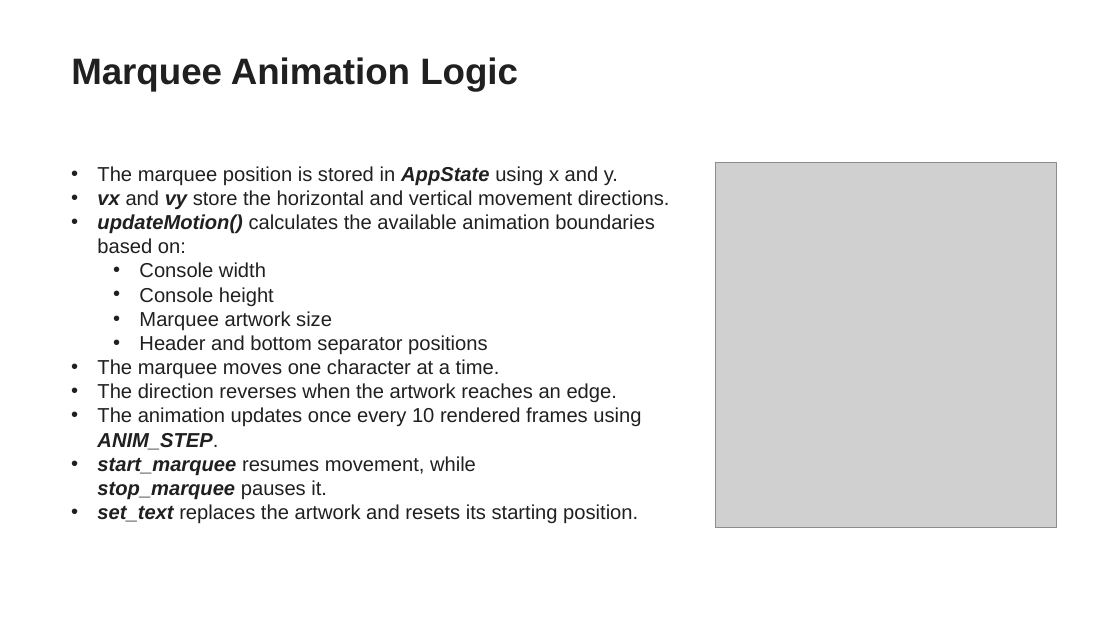
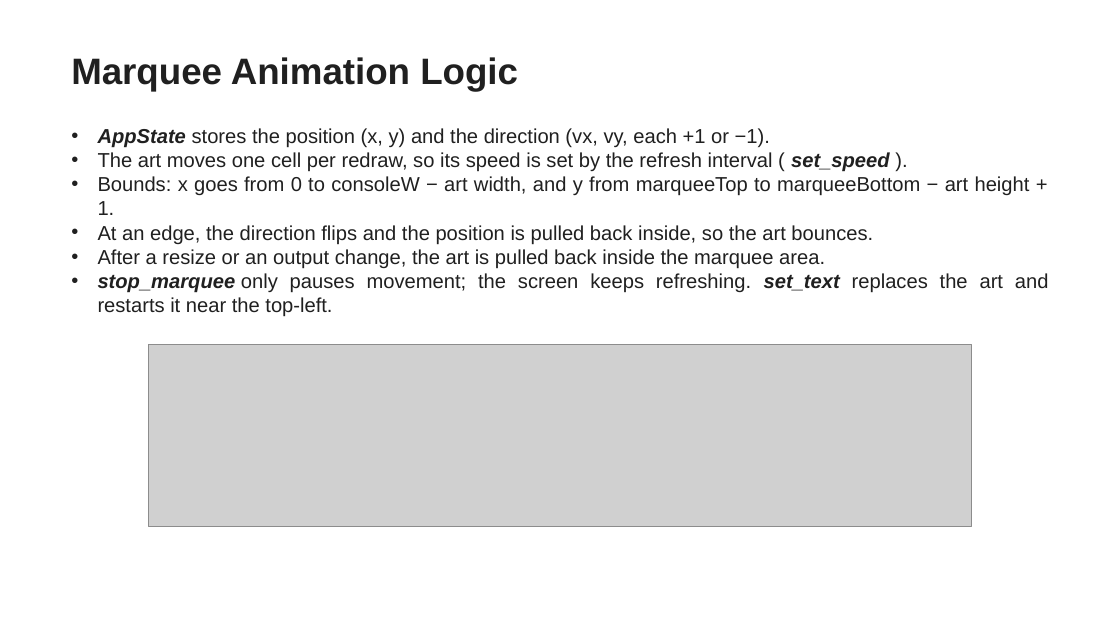
Before and after one commit to zuraxy/CSOPESY2, a slide deck: slide 5 of PPT - Marquee Console Submission - [Actual Submission].pptx. Drawn at 1120x630 pixels with LibreOffice and Linux fonts; fonts in the diff are those of the drawing; grey boxes stand for pictures. Boxes give left, top, right and bottom in pixels: in the first picture for what was removed or moved away, otherwise in the second. Text is boxed around its words. In the diff, an @@ line names an element or a change of style, - is before the commit and + after.

Commit message:
fix: bug and ppt

```diff
--- a/PPT - Marquee Console Submission - [Actual Submission].pptx
+++ b/PPT - Marquee Console Submission - [Actual Submission].pptx
@@ text at (98,128,1049,317): text changed @@
-• The marquee position is stored in AppState using x and y.
-• vx and vy store the horizontal and vertical movement directions.
-• updateMotion() calculates the available animation boundaries based on:
-  • Console width
-  • Console height
-  • Marquee artwork size
-  • Header and bottom separator positions
-• The marquee moves one character at a time.
-• The direction reverses when the artwork reaches an edge.
-• The animation updates once every 10 rendered frames using ANIM_STEP.
-• start_marquee resumes movement, while stop_marquee pauses it.
-• set_text replaces the artwork and resets its starting position.
+• AppState stores the position (x, y) and the direction (vx, vy, each +1 or −1).
+• The art moves one cell per redraw, so its speed is set by the refresh interval ( set_speed ).
+• Bounds: x goes from 0 to consoleW − art width, and y from marqueeTop to marqueeBottom − art height + 1.
+• At an edge, the direction flips and the position is pulled back inside, so the art bounces.
+• After a resize or an output change, the art is pulled back inside the marquee area.
+• stop_marquee only pauses movement; the screen keeps refreshing. set_text replaces the art and restarts it near the top-left.
@@ picture removed at (716,163,1057,528) @@
@@ picture added at (149,344,972,527) @@
```
Also in this commit, not shown: 4 other slides changed, 1 other file.
